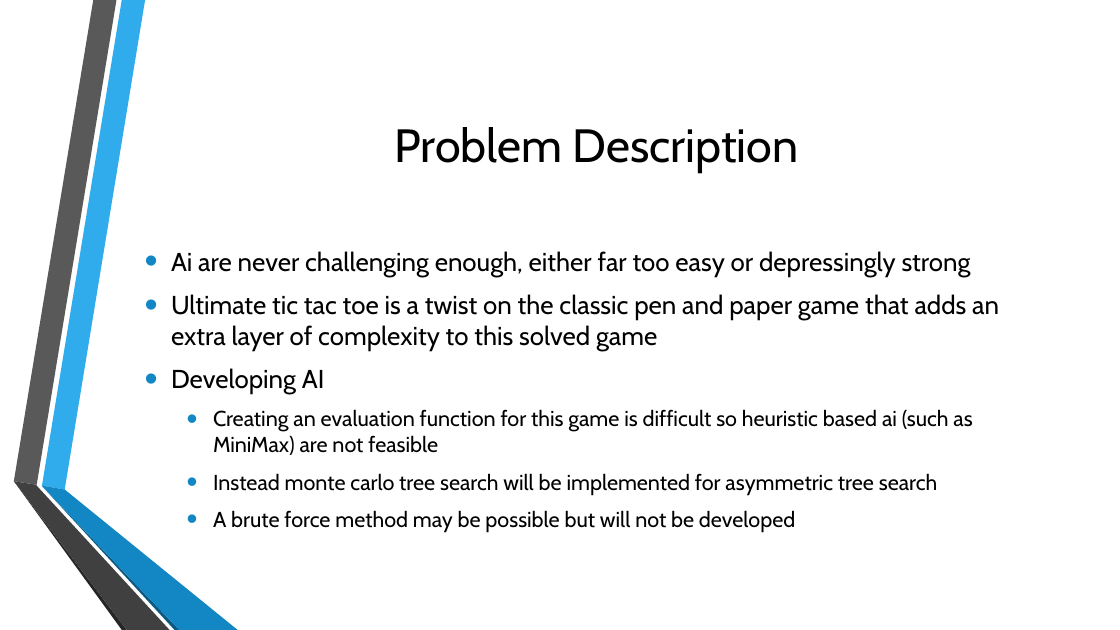
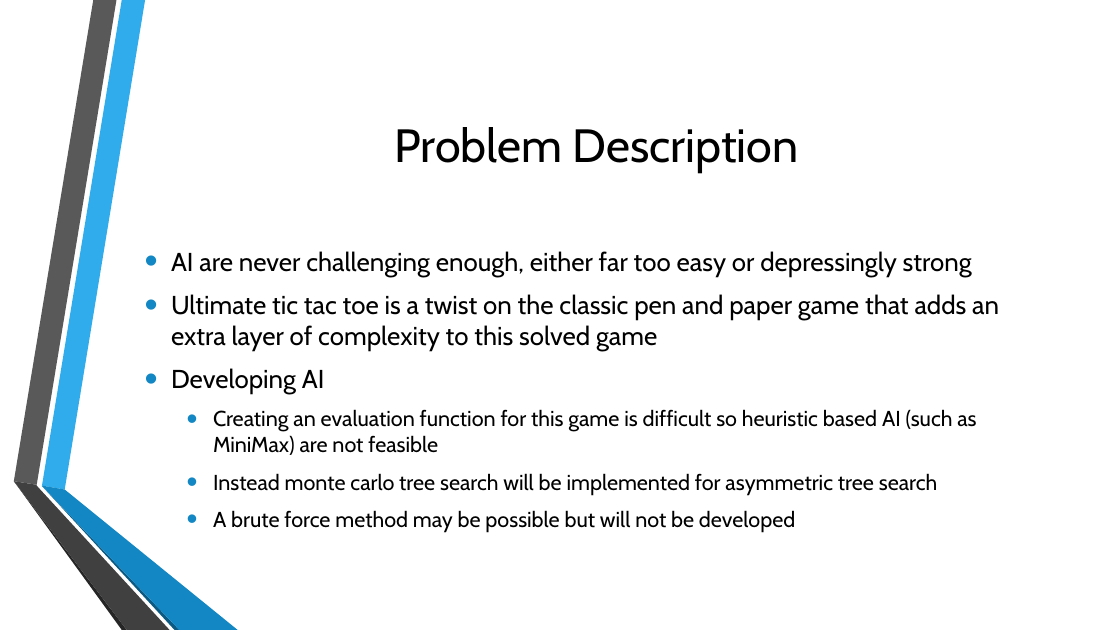
Before and after one commit to mDinardo08/diss, a slide deck: slide 2 of PosterDayPresentation.pptx. Drawn at 1120x630 pixels with LibreOffice and Linux fonts; fonts in the diff are those of the drawing; background and template pictures are left out. Boxes give left, top, right and bottom in pixels: in the first picture for what was removed or moved away, otherwise in the second. Text is boxed around its words. In the diff, an @@ line names an element or a change of style, - is before the commit and + after.

```diff
--- a/PosterDayPresentation.pptx
+++ b/PosterDayPresentation.pptx
@@ text at <box>171,251,972,276</box>: text changed @@
-• Ai are never challenging enough, either far too easy or depressingly strong
+• AI are never challenging enough, either far too easy or depressingly strong
@@ text at <box>213,409,976,455</box>: text changed @@
-  • Creating an evaluation function for this game is difficult so heuristic based ai (such as MiniMax) are not feasible
+  • Creating an evaluation function for this game is difficult so heuristic based AI (such as MiniMax) are not feasible
```
Also in this commit, not shown: 3 other slides changed, 3 other files.
